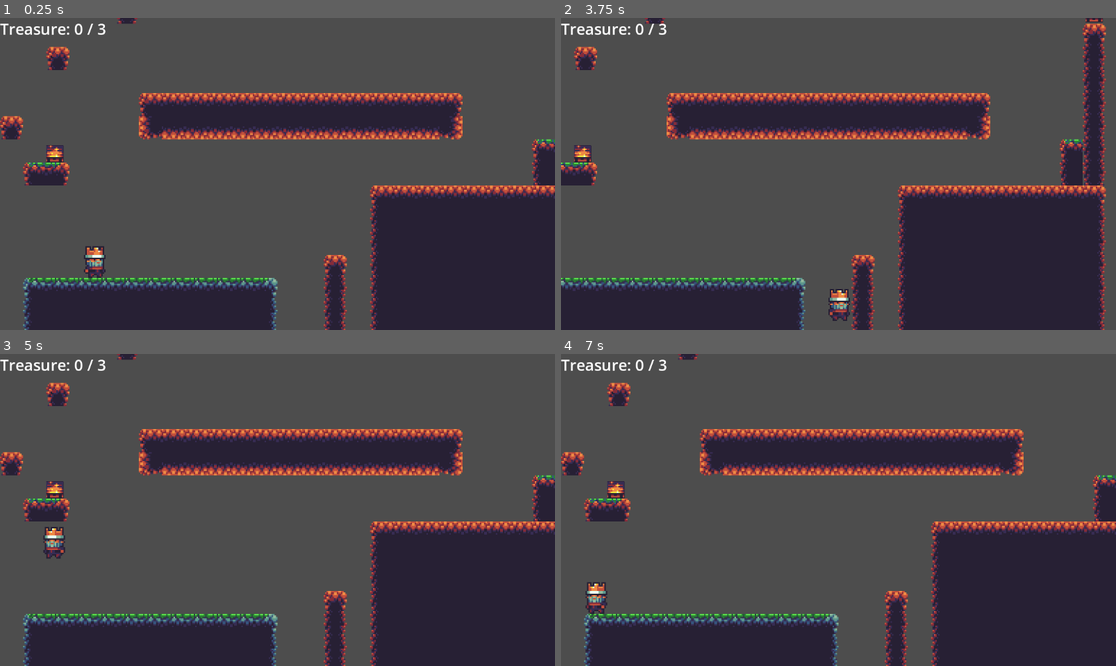
Above: before the commit, frames 1-4 (two rows, left to right).
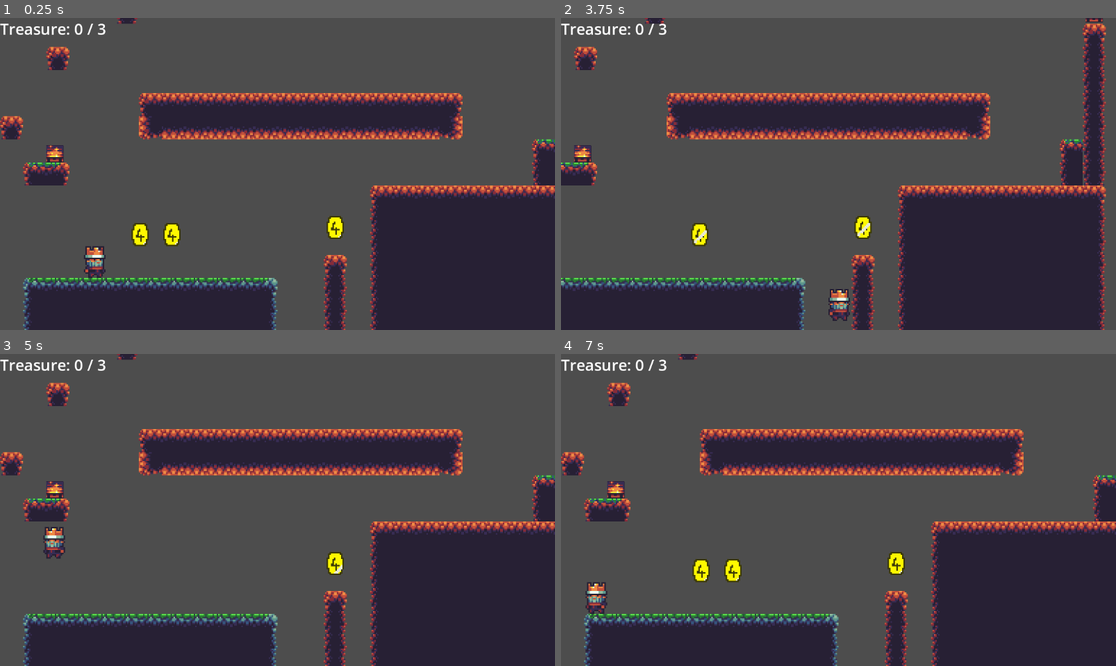
Above: after the commit, the same moments.

Repository: TobsF/c4k-jump-and-run
Game: Godot game, scene res://game.tscn
Same seed, same stepped clock (60 frames per second), same inputs: the game is played once before the commit and once after it.
Inputs:
- Up to frame 1 (0.25 s): no input
- Up to frame 2 (3.75 s): tap Enter (ui_accept) at 0.5, 0.77, 1.52, 3.02 s; hold Right (ui_right) 0.53-2.03 s; hold Left (ui_left) 2.03-2.78 s; hold Right (ui_right) from 2.78 s (still down)
- Up to frame 3 (5 s): tap Enter (ui_accept) at 3.77, 4.52 s; release Right (ui_right) at 4.28 s; hold Left (ui_left) from 4.28 s (still down)
- Up to frame 4 (7 s): release Left (ui_left) at 5.03 s; hold Right (ui_right) 5.03-5.78 s; hold Left (ui_left) from 5.78 s (still down); tap Enter (ui_accept) at 6.02, 6.77 s

The runs differ from the first frame. In frame 1, 0.6% of the frame differs, in the area x 23-62%, y 63-74%; in frame 2, 0.4%; in frame 3, 0.2%; in frame 4, 0.6%.

Commit message:
added coin-scene assets created in pixelorama, added collectable coin and collected count to final text

Diff:
--- /dev/null
+++ b/coin.gd
@@ -0,0 +1,6 @@
+class_name Coin
+extends Area2D
+
+func _on_body_entered(_body: Node2D) -> void:
+	Events.coin_collected.emit()
+	queue_free()
--- /dev/null
+++ b/coin.tscn
@@ -0,0 +1,54 @@
+[gd_scene format=3 uid="uid://cku622of5adf1"]
+
+[ext_resource type="Script" uid="uid://fwpyu6fcpvgo" path="res://coin.gd" id="1_o4fra"]
+[ext_resource type="Texture2D" uid="uid://hqrf0jego2p5" path="res://assets/backgrounds/coin_0001.png" id="2_te2np"]
+[ext_resource type="Texture2D" uid="uid://bbe44tjga1fq8" path="res://assets/backgrounds/coin_0002.png" id="3_m1j4n"]
+[ext_resource type="Texture2D" uid="uid://cumjn1ch2wj3g" path="res://assets/backgrounds/coin_0003.png" id="4_v1mwu"]
+[ext_resource type="Texture2D" uid="uid://b165worctt2si" path="res://assets/backgrounds/coin_0004.png" id="5_uf4yh"]
+[ext_resource type="Texture2D" uid="uid://bfmc6yla6b4du" path="res://assets/backgrounds/coin_0005.png" id="6_ciu18"]
+[ext_resource type="Texture2D" uid="uid://vfch4i8j8o4y" path="res://assets/backgrounds/coin_0006.png" id="7_ybu58"]
+
+[sub_resource type="SpriteFrames" id="SpriteFrames_klnbq"]
+animations = [{
+"frames": [{
+"duration": 1.0,
+"texture": ExtResource("2_te2np")
+}, {
+"duration": 1.0,
+"texture": ExtResource("3_m1j4n")
+}, {
+"duration": 1.0,
+"texture": ExtResource("4_v1mwu")
+}, {
+"duration": 1.0,
+"texture": ExtResource("5_uf4yh")
+}, {
+"duration": 1.0,
+"texture": ExtResource("6_ciu18")
+}, {
+"duration": 1.0,
+"texture": ExtResource("7_ybu58")
+}],
+"loop": 1,
+"name": &"glitter",
+"speed": 5.0
+}]
+
+[sub_resource type="CapsuleShape2D" id="CapsuleShape2D_klnbq"]
+radius = 5.0
+height = 16.0
+
+[node name="Coin" type="Area2D" unique_id=81664970]
+script = ExtResource("1_o4fra")
+
+[node name="AnimatedSprite2D" type="AnimatedSprite2D" parent="." unique_id=3935809]
+sprite_frames = SubResource("SpriteFrames_klnbq")
+animation = &"glitter"
+autoplay = "glitter"
+frame = 4
+frame_progress = 0.5657974
+
+[node name="CollisionShape2D" type="CollisionShape2D" parent="." unique_id=224463767]
+shape = SubResource("CapsuleShape2D_klnbq")
+
+[connection signal="body_entered" from="." to="." method="_on_body_entered"]
--- /dev/null
+++ b/events.gd
@@ -0,0 +1,3 @@
+extends Node
+
+signal coin_collected
--- a/game.gd
+++ b/game.gd
@@ -1,9 +1,11 @@
 extends Node2D
 
 var treasure_count: int = 0
+var coin_count: int = 0
 const WINNING_TREASURE_COUNT: int = 3
 
 func _ready() -> void:
+	Events.coin_collected.connect(_on_coin_collected)
 	$UI.set_target(WINNING_TREASURE_COUNT)
 	for treasure in $Treasures.get_children():
 		treasure.treasure_collected.connect(_on_treasure_collected)
@@ -13,8 +15,11 @@
 	$UI.increase_counter()
 
 	if treasure_count >= WINNING_TREASURE_COUNT:
-		$UI.display_win()
+		$UI.display_win(coin_count)
 		get_tree().paused = true
 
 func _on_area_2d_body_entered(body: Node2D) -> void:
 	get_tree().call_deferred("reload_current_scene")
+
+func _on_coin_collected() -> void:
+	coin_count += 1
--- a/game.tscn
+++ b/game.tscn
@@ -1,10 +1,11 @@
-[gd_scene load_steps=9 format=4 uid="uid://b7lrge1e0fbai"]
+[gd_scene format=4 uid="uid://b7lrge1e0fbai"]
 
 [ext_resource type="PackedScene" uid="uid://bj1hysebuxd6q" path="res://player.tscn" id="1_2au6s"]
 [ext_resource type="Script" uid="uid://bgqmf25nrykcr" path="res://game.gd" id="1_feb5d"]
 [ext_resource type="PackedScene" uid="uid://doxtblnkxxoyn" path="res://ui.tscn" id="2_7jktm"]
 [ext_resource type="Texture2D" uid="uid://b2rf3s2retiwc" path="res://assets/backgrounds/sheet.png" id="2_l0ylw"]
 [ext_resource type="PackedScene" uid="uid://ycx4ylqpscp8" path="res://treasure.tscn" id="4_fc0e3"]
+[ext_resource type="PackedScene" uid="uid://cku622of5adf1" path="res://coin.tscn" id="6_ryrav"]
 
 [sub_resource type="TileSetAtlasSource" id="TileSetAtlasSource_e2o6t"]
 texture = ExtResource("2_l0ylw")
@@ -139,40 +140,87 @@
 
 [sub_resource type="WorldBoundaryShape2D" id="WorldBoundaryShape2D_e2o6t"]
 
-[node name="Game" type="Node2D"]
+[node name="Game" type="Node2D" unique_id=77750794]
 script = ExtResource("1_feb5d")
 
-[node name="UI" parent="." instance=ExtResource("2_7jktm")]
-
-[node name="Player" parent="." instance=ExtResource("1_2au6s")]
+[node name="UI" parent="." unique_id=434920663 instance=ExtResource("2_7jktm")]
+
+[node name="Player" parent="." unique_id=1049460511 instance=ExtResource("1_2au6s")]
 position = Vector2(65, 607)
 collision_mask = 3
 
-[node name="Camera2D" type="Camera2D" parent="Player"]
+[node name="Camera2D" type="Camera2D" parent="Player" unique_id=1860913481]
 zoom = Vector2(3, 3)
 limit_left = 0
 limit_bottom = 660
 
-[node name="Platforms" type="TileMapLayer" parent="."]
+[node name="Platforms" type="TileMapLayer" parent="." unique_id=1877378724]
 tile_map_data = PackedByteArray("AAABACcAAAAIAAMAAAABACgAAAAKAAMAAAABACkAAAAKAAMAAAABACoAAAAKAAMAAAABACsAAAAKAAMAAAABAC …(5472 unchanged characters)…
 tile_set = SubResource("TileSet_feb5d")
 
-[node name="Area2D" type="Area2D" parent="."]
+[node name="Area2D" type="Area2D" parent="." unique_id=1502576885]
 collision_layer = 2
 
-[node name="CollisionShape2D" type="CollisionShape2D" parent="Area2D"]
+[node name="CollisionShape2D" type="CollisionShape2D" parent="Area2D" unique_id=1722114903]
 position = Vector2(0, 655)
 shape = SubResource("WorldBoundaryShape2D_e2o6t")
 
-[node name="Treasures" type="Node" parent="."]
-
-[node name="Treasure" parent="Treasures" instance=ExtResource("4_fc0e3")]
+[node name="Treasures" type="Node" parent="." unique_id=969432897]
+
+[node name="Treasure" parent="Treasures" unique_id=2056111247 instance=ExtResource("4_fc0e3")]
 position = Vector2(38, 538)
 
-[node name="Treasure2" parent="Treasures" instance=ExtResource("4_fc0e3")]
+[node name="Treasure2" parent="Treasures" unique_id=2134105948 instance=ExtResource("4_fc0e3")]
 position = Vector2(392, 441)
 
-[node name="Treasure3" parent="Treasures" instance=ExtResource("4_fc0e3")]
+[node name="Treasure3" parent="Treasures" unique_id=1704795902 instance=ExtResource("4_fc0e3")]
 position = Vector2(728, 522)
 
+[node name="Coins" type="Node" parent="." unique_id=831420307]
+
+[node name="Coin" parent="Coins" unique_id=81664970 instance=ExtResource("6_ryrav")]
+position = Vector2(97, 594)
+
+[node name="Coin2" parent="Coins" unique_id=344566550 instance=ExtResource("6_ryrav")]
+position = Vector2(119, 594)
+
+[node name="Coin6" parent="Coins" unique_id=840854496 instance=ExtResource("6_ryrav")]
+position = Vector2(163, 372)
+
+[node name="Coin7" parent="Coins" unique_id=424513397 instance=ExtResource("6_ryrav")]
+position = Vector2(183, 387)
+
+[node name="Coin8" parent="Coins" unique_id=796713460 instance=ExtResource("6_ryrav")]
+position = Vector2(197, 410)
+
+[node name="Coin10" parent="Coins" unique_id=1363480744 instance=ExtResource("6_ryrav")]
+position = Vector2(456, 474)
+
+[node name="Coin11" parent="Coins" unique_id=1235151396 instance=ExtResource("6_ryrav")]
+position = Vector2(456, 496)
+
+[node name="Coin12" parent="Coins" unique_id=30366603 instance=ExtResource("6_ryrav")]
+position = Vector2(456, 519)
+
+[node name="Coin13" parent="Coins" unique_id=463381711 instance=ExtResource("6_ryrav")]
+position = Vector2(456, 545)
+
+[node name="Coin14" parent="Coins" unique_id=910681681 instance=ExtResource("6_ryrav")]
+position = Vector2(456, 566)
+
+[node name="Coin15" parent="Coins" unique_id=1477960092 instance=ExtResource("6_ryrav")]
+position = Vector2(702, 511)
+
+[node name="Coin9" parent="Coins" unique_id=773843307 instance=ExtResource("6_ryrav")]
+position = Vector2(413, 648)
+
+[node name="Coin5" parent="Coins" unique_id=1350885817 instance=ExtResource("6_ryrav")]
+position = Vector2(145, 372)
+
+[node name="Coin4" parent="Coins" unique_id=1527510893 instance=ExtResource("6_ryrav")]
+position = Vector2(90, 411)
+
+[node name="Coin3" parent="Coins" unique_id=1615080382 instance=ExtResource("6_ryrav")]
+position = Vector2(232, 589)
+
 [connection signal="body_entered" from="Area2D" to="." method="_on_area_2d_body_entered"]
--- a/project.godot
+++ b/project.godot
@@ -19,6 +19,10 @@
 config/features=PackedStringArray("4.7", "Forward Plus")
 config/icon="res://icon.svg"
 
+[autoload]
+
+Events="*uid://c8smwvsdxppx4"
+
 [rendering]
 
 textures/canvas_textures/default_texture_filter=0
--- a/ui.gd
+++ b/ui.gd
@@ -1,6 +1,7 @@
 extends CanvasLayer
 
 const LABEL_TEXT: String = "Treasure: %s / %s"
+const COIN_LABEL_TEXT: String = "WINNER!\nCoins collected: %s"
 var count: int = 0
 var target: int = 0
 
@@ -15,7 +16,8 @@
 	target = new_target
 	_update_label()
 
-func display_win() -> void:
+func display_win(collected_coins: int) -> void:
+	$WinnerLabel.text = COIN_LABEL_TEXT % [collected_coins]
 	$WinnerLabel.show()
 
 func _update_label() -> void:
--- a/ui.tscn
+++ b/ui.tscn
@@ -1,17 +1,17 @@
-[gd_scene load_steps=2 format=3 uid="uid://doxtblnkxxoyn"]
+[gd_scene format=3 uid="uid://doxtblnkxxoyn"]
 
 [ext_resource type="Script" uid="uid://b5hmfdpqddjki" path="res://ui.gd" id="1_fyqef"]
 
-[node name="UI" type="CanvasLayer"]
+[node name="UI" type="CanvasLayer" unique_id=543674565]
 script = ExtResource("1_fyqef")
 
-[node name="Label" type="Label" parent="."]
+[node name="Label" type="Label" parent="." unique_id=1545249813]
 offset_right = 40.0
 offset_bottom = 23.0
 theme_override_font_sizes/font_size = 32
 text = "Treasures: 0 / 3"
 
-[node name="WinnerLabel" type="Label" parent="."]
+[node name="WinnerLabel" type="Label" parent="." unique_id=1279460997]
 visible = false
 anchors_preset = 8
 anchor_left = 0.5
Binary file added: assets/backgrounds/coin_0001.png
Not shown, added: assets/backgrounds/coin_0001.png.import
Binary file added: assets/backgrounds/coin_0002.png
Not shown, added: assets/backgrounds/coin_0002.png.import
Binary file added: assets/backgrounds/coin_0003.png
Not shown, added: assets/backgrounds/coin_0003.png.import
Binary file added: assets/backgrounds/coin_0004.png
Not shown, added: assets/backgrounds/coin_0004.png.import
Binary file added: assets/backgrounds/coin_0005.png
Not shown, added: assets/backgrounds/coin_0005.png.import
Binary file added: assets/backgrounds/coin_0006.png
Not shown, added: assets/backgrounds/coin_0006.png.import
(and 3 more such lines)
